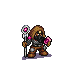
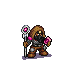
Two versions of the same layered image (72x72). Layer-by-layer changes:
painted on "hands" over [22, 41, 28, 48]
painted on "dwarf" over [26, 36, 32, 47]
